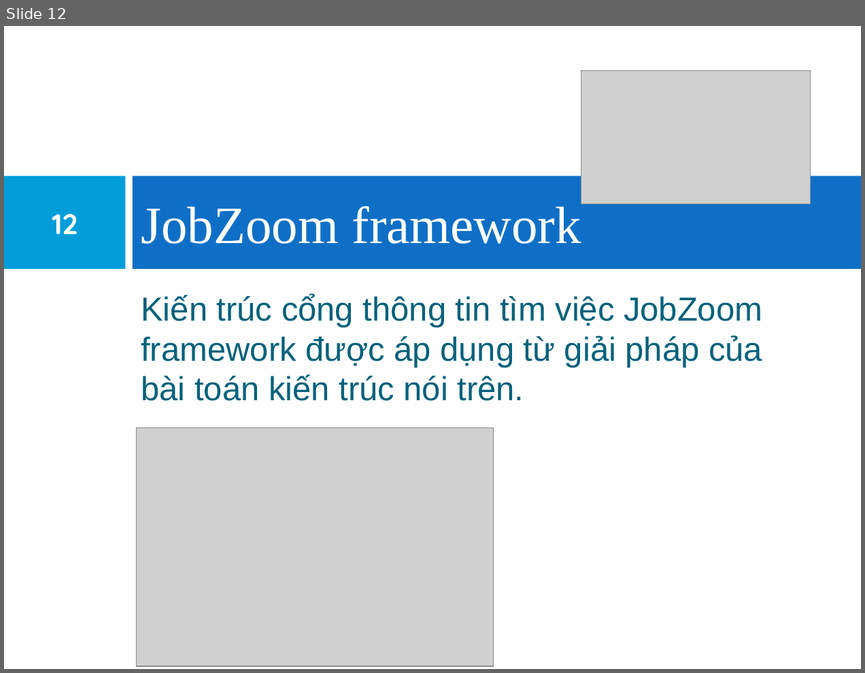
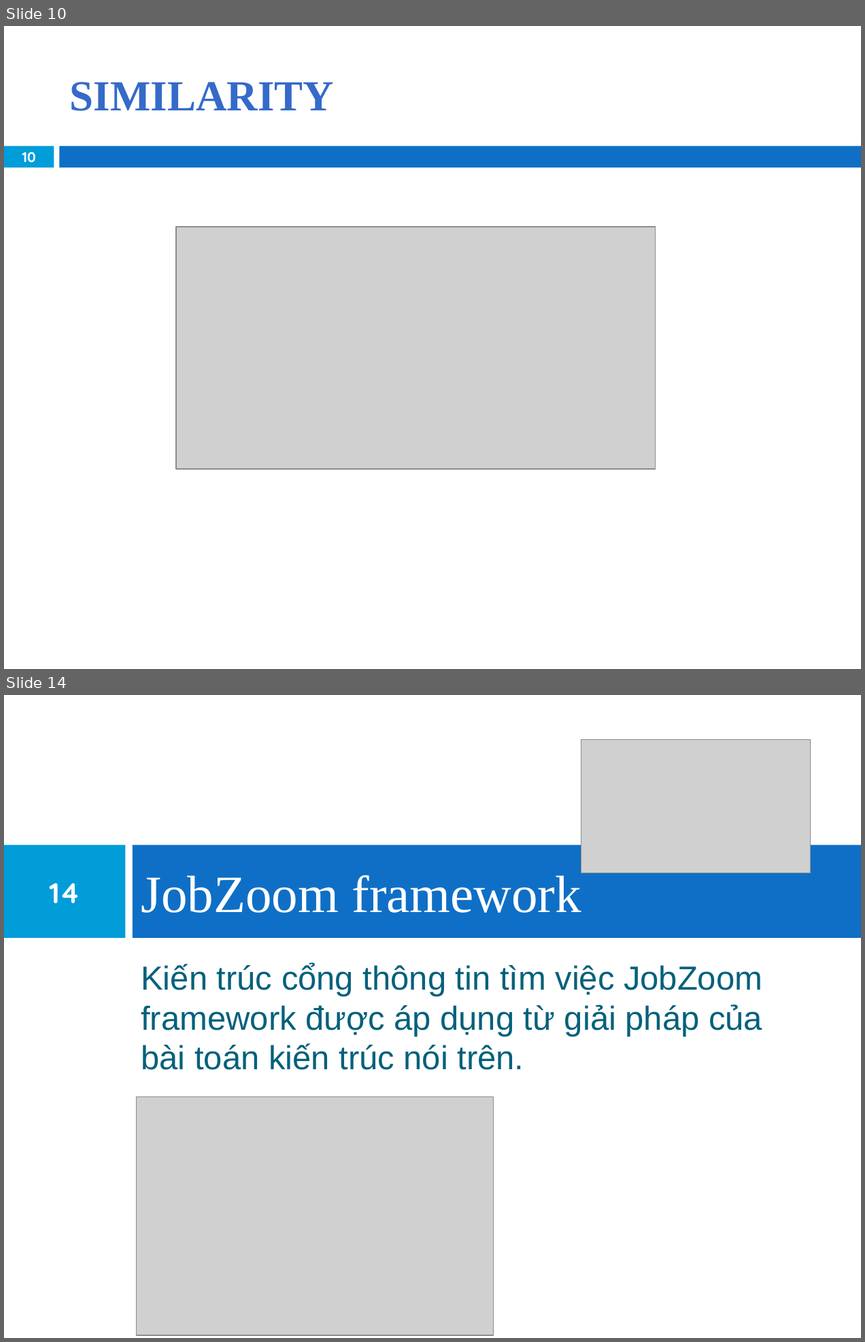
Before and after one commit to khanhduy94/jobzoom, a slide deck: Documents/JobZoom Presentation.pptx. Shown one above the other, each under a label of ours: slide 12 before the commit, slides 10 and 14 after it; the slides between them are not shown. The pictures are 865x673 and 865x1342 pixels, drawn with LibreOffice and Linux fonts; fonts in the diff are those of the drawing; grey boxes stand for pictures; background and template pictures are left out. Boxes give left, top, right and bottom in pixels: in the first picture for what was removed or moved away, otherwise in the second. Text is boxed around its words. In the diff, an @@ line names an element or a change of style, - is before the commit and + after.

```diff
--- a/Documents/JobZoom Presentation.pptx
+++ b/Documents/JobZoom Presentation.pptx
@@ slide 10 added at [4,26,861,669], background #FFFFFF @@
@@ title added at [70,82,334,111], 36 pt, text gradient #6488D4 to #356BCA to #005DB1 to #00539E to #00519B, bold @@
+SIMILARITY
@@ rectangle added at [4,146,54,167], fill #009DD9 @@
@@ rectangle added at [60,146,861,167], fill #0F6FC6 @@
@@ page number added at [22,152,36,163], 11.9 pt, text #FFFFFF, bold @@
+10
@@ picture added at [176,227,655,469] @@
@@ what was slide 12 is now slide 14 @@
@@ page number at [50,883,80,903]: text changed @@
-12
+14
```
Also in this commit, not shown: 12 slides changed, 2 other slides added.
